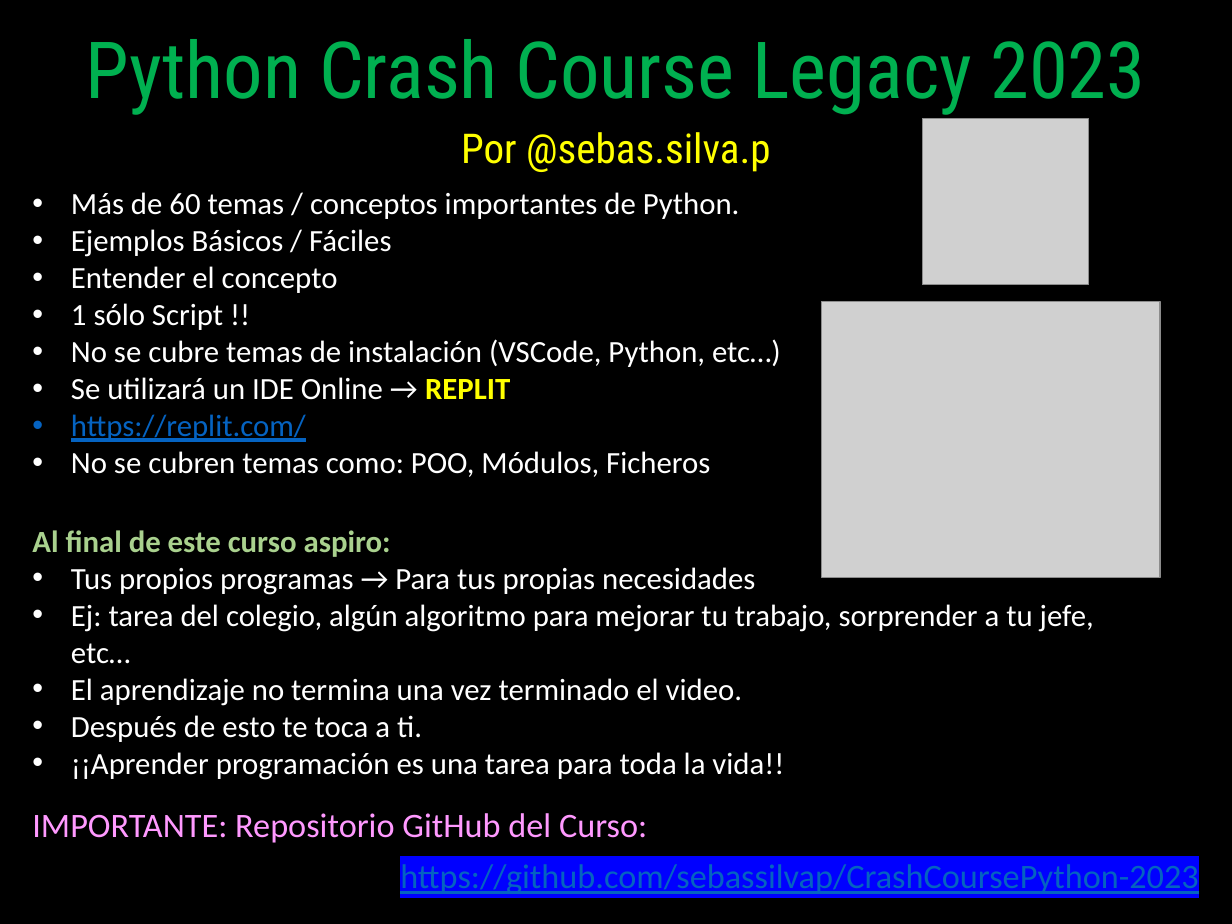
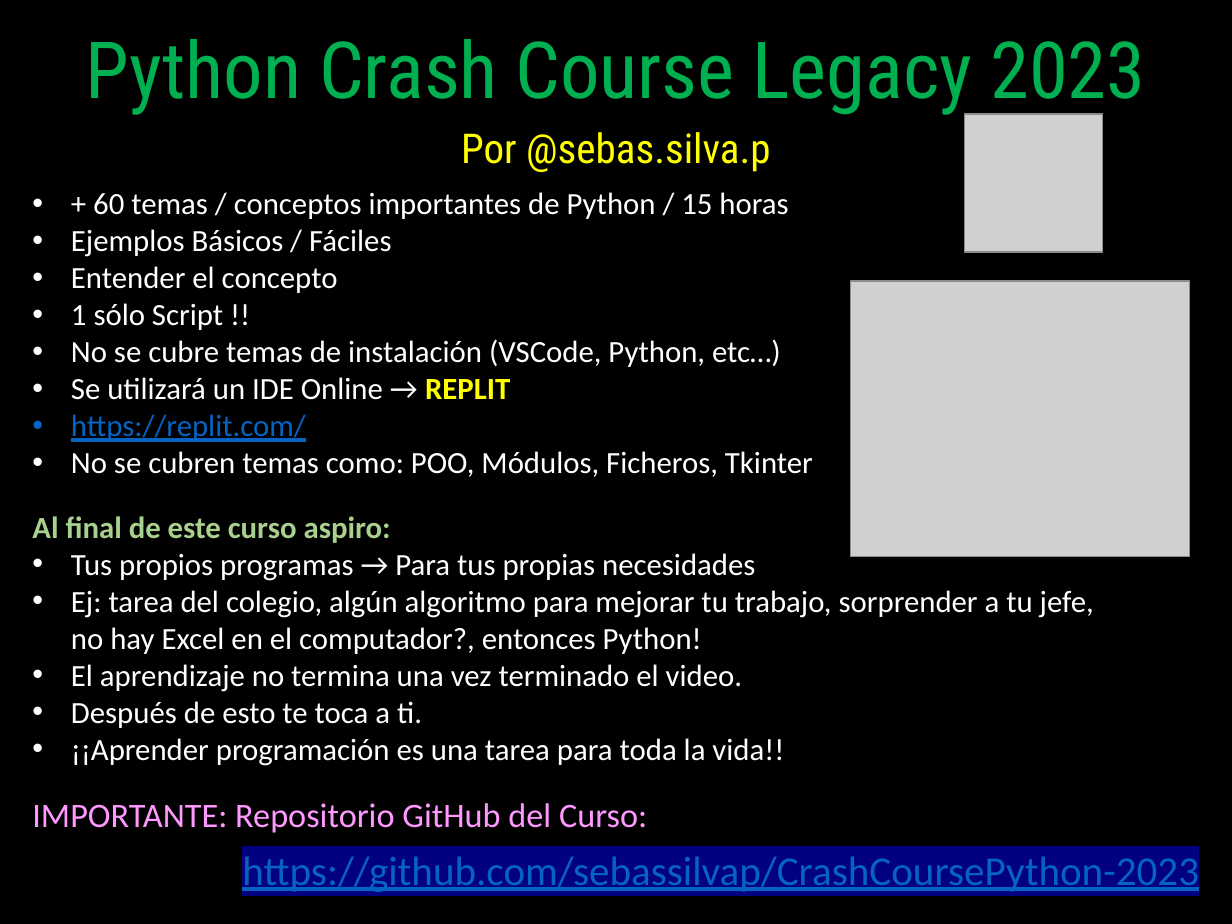
Before and after one commit to sebassilvap/CrashCoursePython-2023, a slide deck: slide 1 of Python Crash Course Legacy 2023.pptx. Drawn at 1232x924 pixels with LibreOffice and Linux fonts; fonts in the diff are those of the drawing; grey boxes stand for pictures. Boxes give left, top, right and bottom in pixels: in the first picture for what was removed or moved away, otherwise in the second. Text is boxed around its words. In the diff, an @@ line names an element or a change of style, - is before the commit and + after.

```diff
--- a/Python Crash Course Legacy 2023.pptx
+++ b/Python Crash Course Legacy 2023.pptx
@@ picture: place and size @@
-picture at (923,118,1089,285)
+picture at (965,113,1103,251)
@@ text at (93,192,788,219): text changed @@
-• Más de 60 temas / conceptos importantes de Python.
+• + 60 temas / conceptos importantes de Python / 15 horas
@@ picture: place and size @@
-picture at (822,302,1161,578)
+picture at (851,281,1190,557)
@@ text at (71,451,813,477): text changed @@
-• No se cubren temas como: POO, Módulos, Ficheros
+• No se cubren temas como: POO, Módulos, Ficheros, Tkinter
@@ text "Al final de este curso ...": place and size @@
-text "Al final de este curso ..." at (32,530,1094,780)
+text "Al final de este curso ..." at (32,516,1094,766)
@@ text at (71,590,1094,654): text changed @@
-• Ej: tarea del colegio, algún algoritmo para mejorar tu trabajo, sorprender a tu jefe, etc…
+• Ej: tarea del colegio, algún algoritmo para mejorar tu trabajo, sorprender a tu jefe, no hay Excel en el computador?, entonces Python!
@@ text "IMPORTANTE: Repositorio GitHub del Curso:": place and size @@
-text "IMPORTANTE: Repositorio GitHub del Curso:" at (32,813,1198,894)
+text "IMPORTANTE: Repositorio GitHub del Curso:" at (32,803,1199,892)
@@ text at (242,856,1199,892): size 20 to 24 pt, highlight #0000FF to #000080 in "https://github.com/sebassilvap/CrashCoursePython-2023" @@
```
Also in this commit, not shown: 2 other files.
